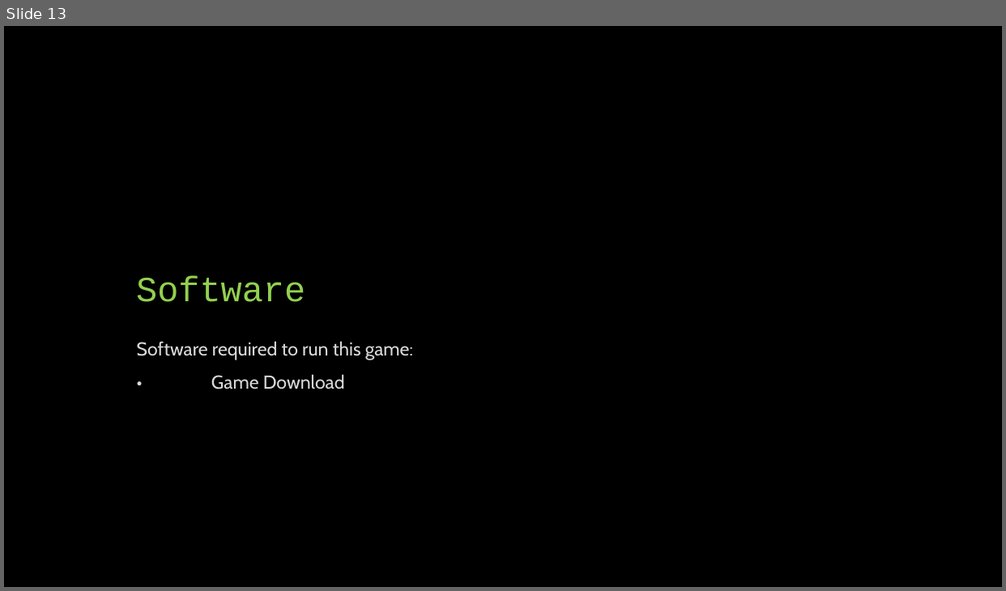
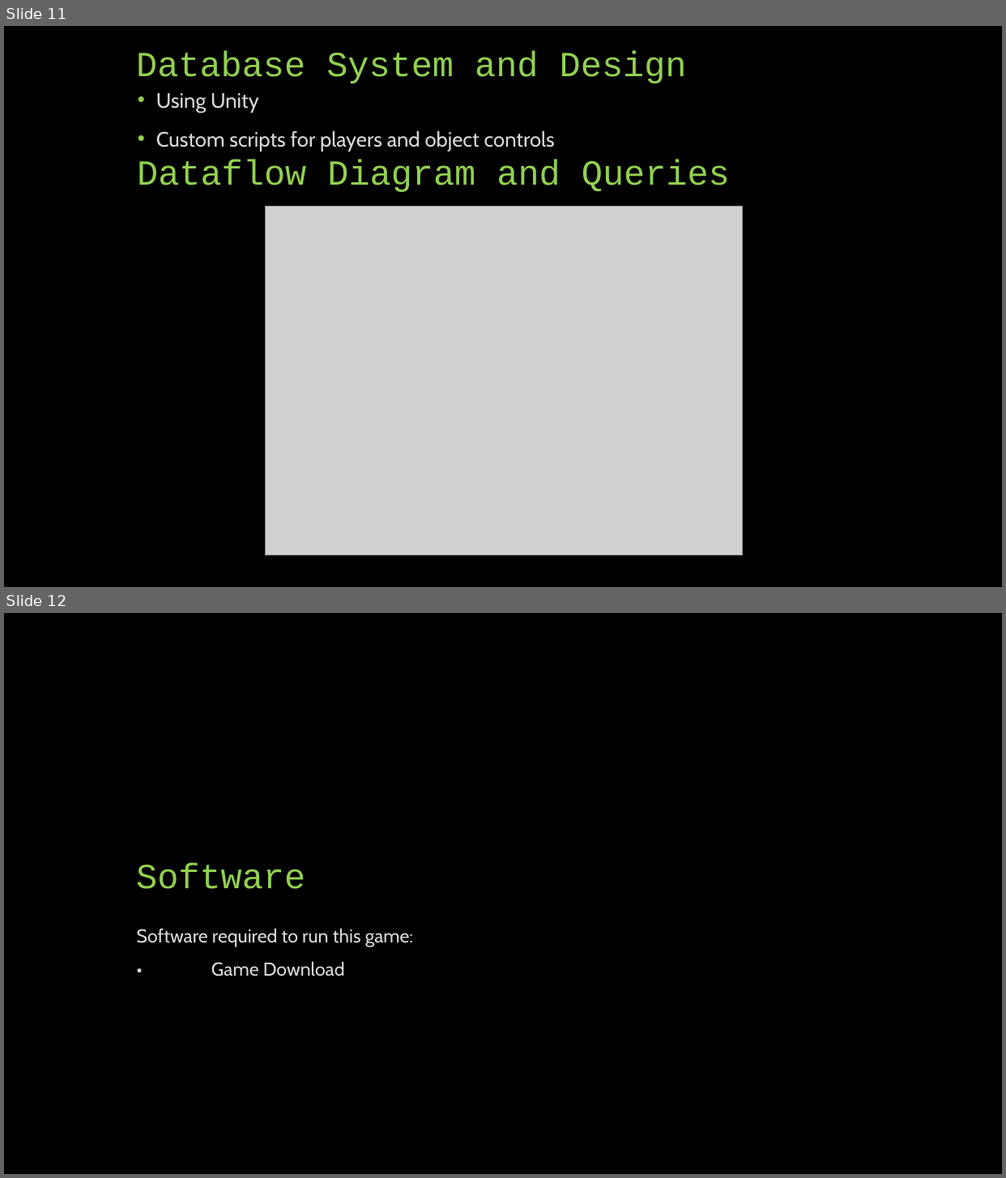
Before and after one commit to BrandonJamesDemeritt/Name-TBD, a slide deck: Phase_Two_PP.pptx. Shown one above the other, each under a label of ours: slide 13 before the commit, slides 11 and 12 after it. The pictures are 1006x591 and 1006x1178 pixels, drawn with LibreOffice and Linux fonts; fonts in the diff are those of the drawing; grey boxes stand for pictures. Boxes give left, top, right and bottom in pixels: in the first picture for what was removed or moved away, otherwise in the second. Text is boxed around its words. In the diff, an @@ line names an element or a change of style, - is before the commit and + after.

```diff
--- a/Phase_Two_PP.pptx
+++ b/Phase_Two_PP.pptx
@@ slide 11 added at [4,26,1002,587], background #000000 @@
@@ title added at [136,51,687,84], 34 pt, text #92D050 @@
+Database System and Design
@@ text added at [156,93,555,151], 20 pt, text #D9D9D9 @@
+• Using Unity
+• Custom scripts for players and object controls
@@ text added at [137,160,730,192], 34 pt, text #92D050 @@
+Dataflow Diagram and Queries
@@ picture added at [266,207,742,556] @@
@@ what was slide 13 is now slide 12 @@
```
Also in this commit, not shown: 2 slides removed.
